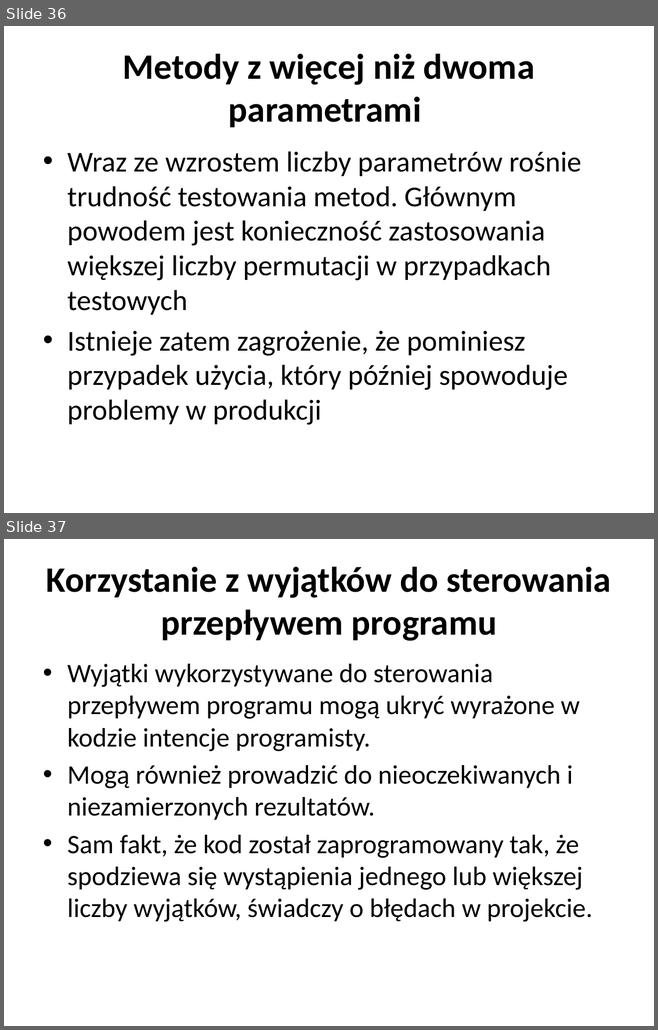
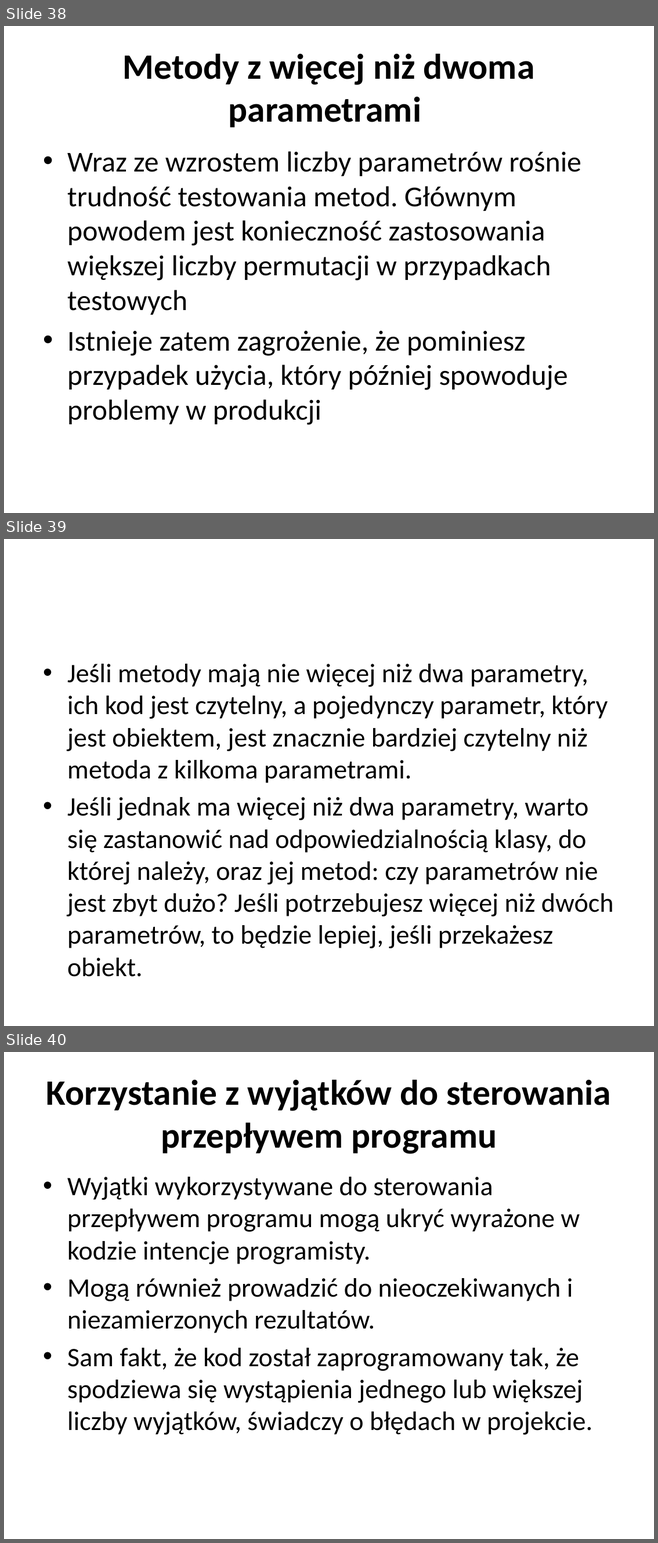
Before and after one commit to vantale/SOLID, a slide deck: CleanCode/Docs/Wprowadzenie do SOLID&CleanCode.pptx. Shown one above the other, each under a label of ours: slides 36 and 37 before the commit, slides 38, 39 and 40 after it. The pictures are 658x1030 and 658x1543 pixels, drawn with LibreOffice and Linux fonts; fonts in the diff are those of the drawing. Boxes give left, top, right and bottom in pixels: in the first picture for what was removed or moved away, otherwise in the second. Text is boxed around its words. In the diff, an @@ line names an element or a change of style, - is before the commit and + after.

```diff
--- a/CleanCode/Docs/Wprowadzenie do SOLID&CleanCode.pptx
+++ b/CleanCode/Docs/Wprowadzenie do SOLID&CleanCode.pptx
@@ slide 39 added at [4,539,654,1026], background #FFFFFF @@
@@ text added at [67,664,614,977], 29.6 pt, text #000000 @@
+• Jeśli metody mają nie więcej niż dwa parametry, ich kod jest czytelny, a pojedynczy parametr, który jest obiektem, jest znacznie bardziej czytelny niż metoda z kilkoma parametrami.
+• Jeśli jednak ma więcej niż dwa parametry, warto się zastanowić nad odpowiedzialnością klasy, do której należy, oraz jej metod: czy parametrów nie jest zbyt dużo? Jeśli potrzebujesz więcej niż dwóch parametrów, to będzie lepiej, jeśli przekażesz obiekt.
@@ what was slide 36 is now slide 38 @@
@@ what was slide 37 is now slide 40 @@
```
Also in this commit, not shown: 2 slides changed, 9 other slides added.
